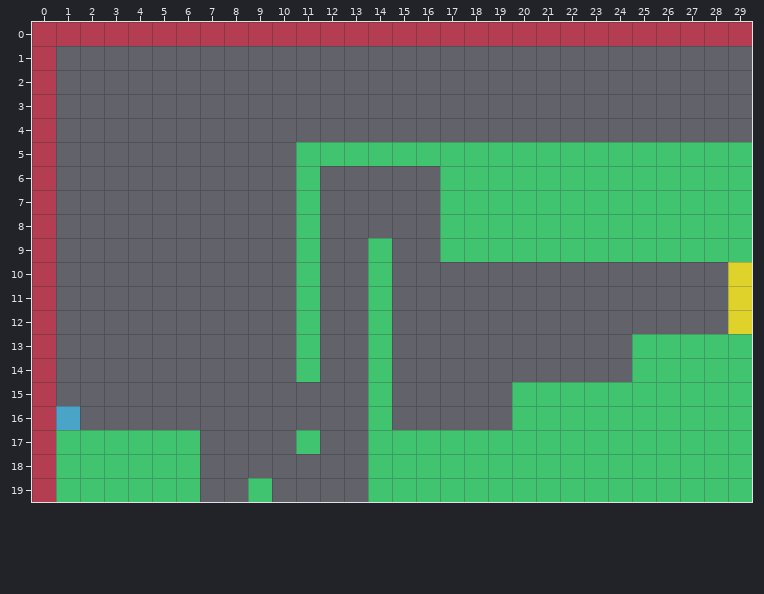
Two versions of a level (Tiled map, level/tuto 01.tmx). This is how it looked before the edit.
Cells are 32x32 px. Shown: x 0..29, y 0..19.
After:
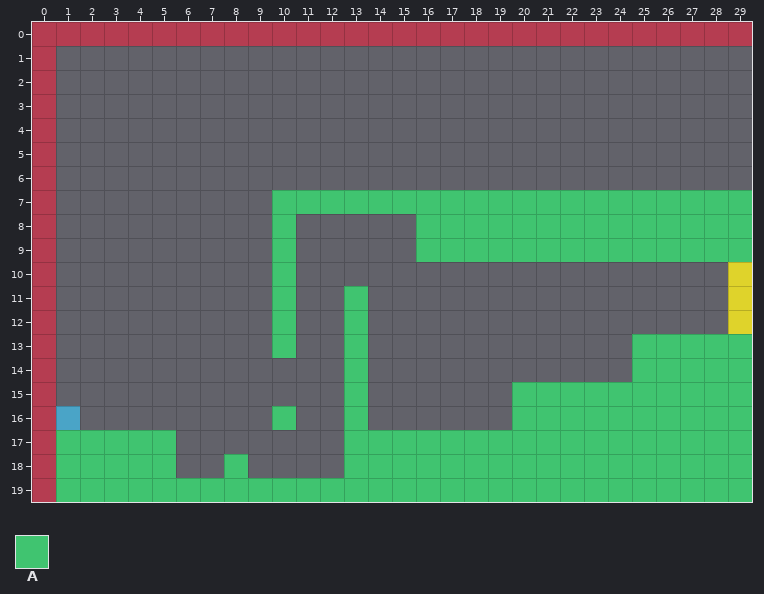
Key: from "tile_set tuto": A 4.
_ is an empty cell, . an unchanged one.
Changes in this commit:
--- layer "sol_tuto"
@@ x 6..29 @@
- 5 .....AAAAAAAAAAAAAAAAAAA
- 6 .....A.....AAAAAAAAAAAAA
- 7 ...._._____.............
- 8 ...._A...._.............
- 9 ...._A..A._.............
-10 ...._A..A...............
-11 ...._A._A...............
-12 ...._A._A...............
-13 ...._A._A...............
-14 .....A._A...............
-15 ......._A...............
-16 ...._.._A...............
-17 A....A._................
-18 A._...._................
-19 .__.____................
+ 5 .....___________________
+ 6 ....._....._____________
+ 7 ....A.AAAAA.............
+ 8 ....A_....A.............
+ 9 ....A_.._.A.............
+10 ....A_.._...............
+11 ....A_.A_...............
+12 ....A_.A_...............
+13 ....A_.A_...............
+14 ....._.A_...............
+15 .......A_...............
+16 ....A..A_...............
+17 _...._.A................
+18 _.A....A................
+19 .AA.AAAA................
